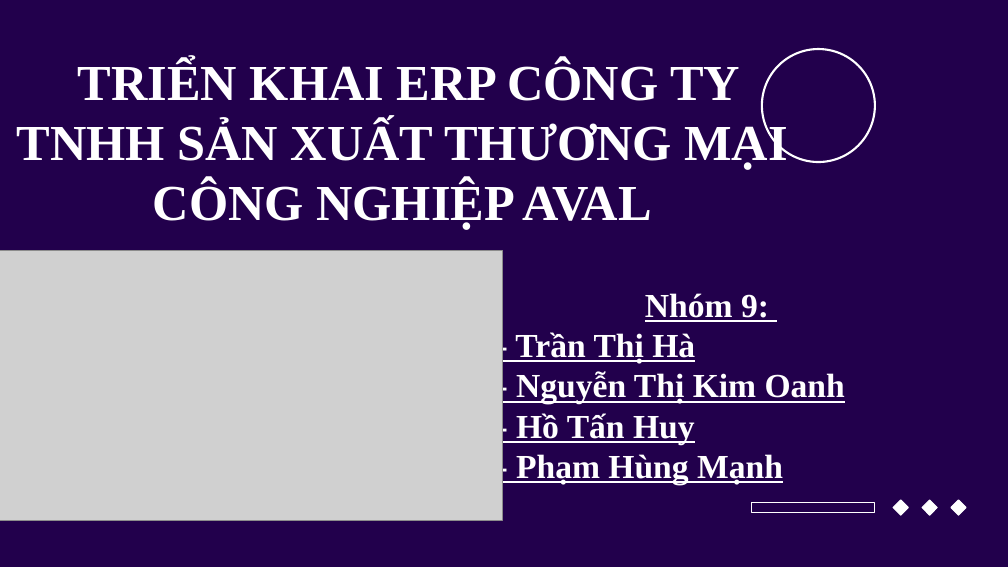
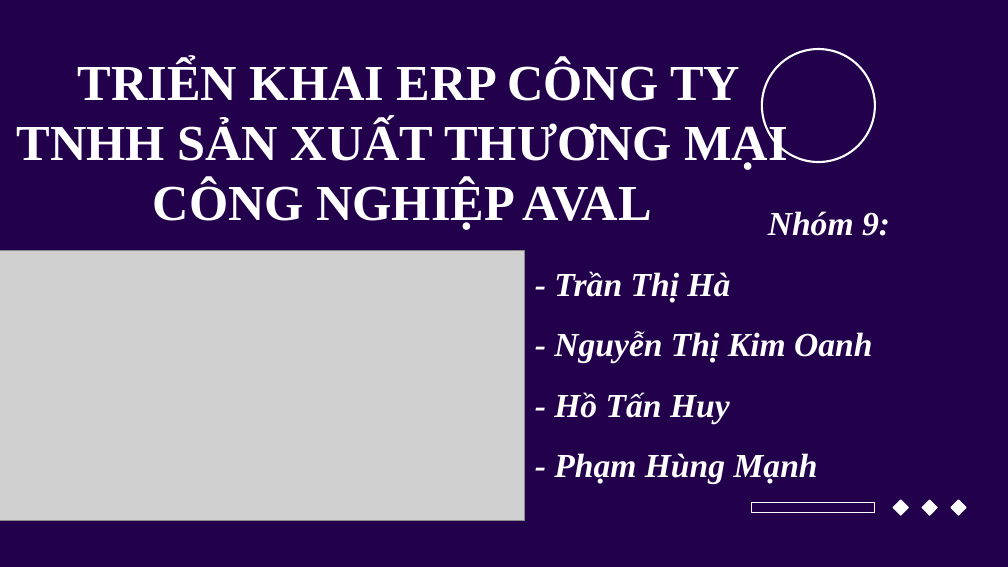
Before and after one commit to manhph81/ERP, a slide deck: slide 1 of Kim/Nhom9.PP.pptx. Drawn at 1008x567 pixels with LibreOffice and Linux fonts; fonts in the diff are those of the drawing; grey boxes stand for pictures; background and template pictures are left out. Boxes give left, top, right and bottom in pixels: in the first picture for what was removed or moved away, otherwise in the second. Text is boxed around its words. In the diff, an @@ line names an element or a change of style, - is before the commit and + after.

```diff
--- a/Kim/Nhom9.PP.pptx
+++ b/Kim/Nhom9.PP.pptx
@@ text "Nhóm 9:": place and size @@
-text "Nhóm 9:" at (515, 293, 845, 485)
+text "Nhóm 9:" at (554, 211, 890, 484)
@@ text "Nhóm 9:" at (554, 211, 890, 484): italic on, underline off; bullet - to none; list level 1 to 7 in "- Trần Thị Hà"; line spacing 1 to 1.5; list level 1 to 9 in "- Nguyễn Thị Kim Oanh"; list level 1 to 9 in "- Hồ Tấn Huy"; list level 1 to 9 in "- Phạm Hùng Mạnh" @@
@@ picture: place and size @@
-picture at (0, 250, 502, 520)
+picture at (0, 250, 525, 520)
```
Also in this commit, not shown: 1 slide added.
